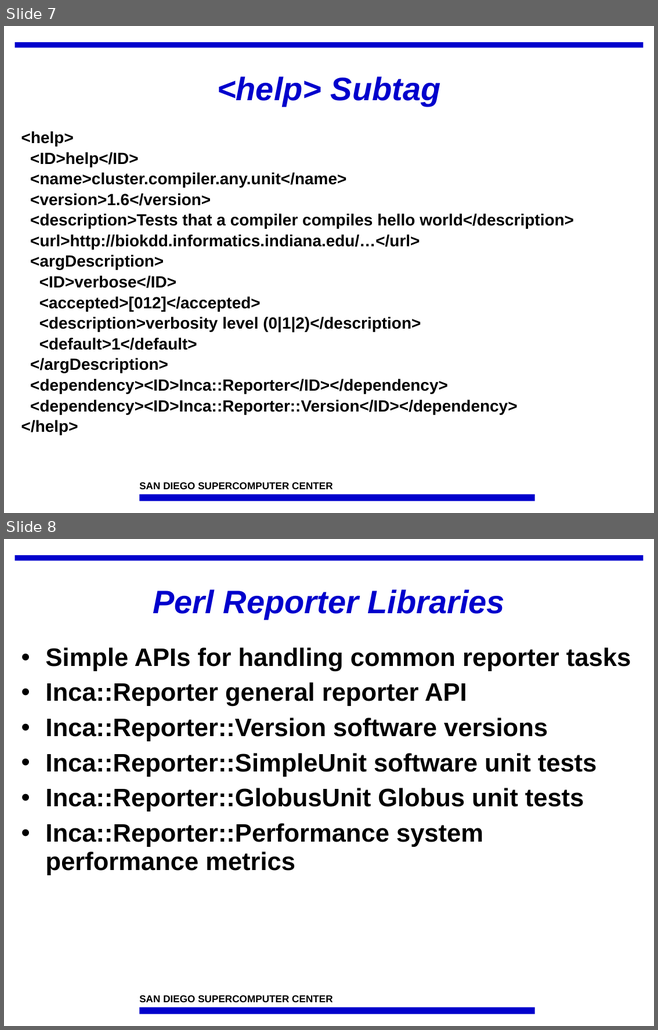
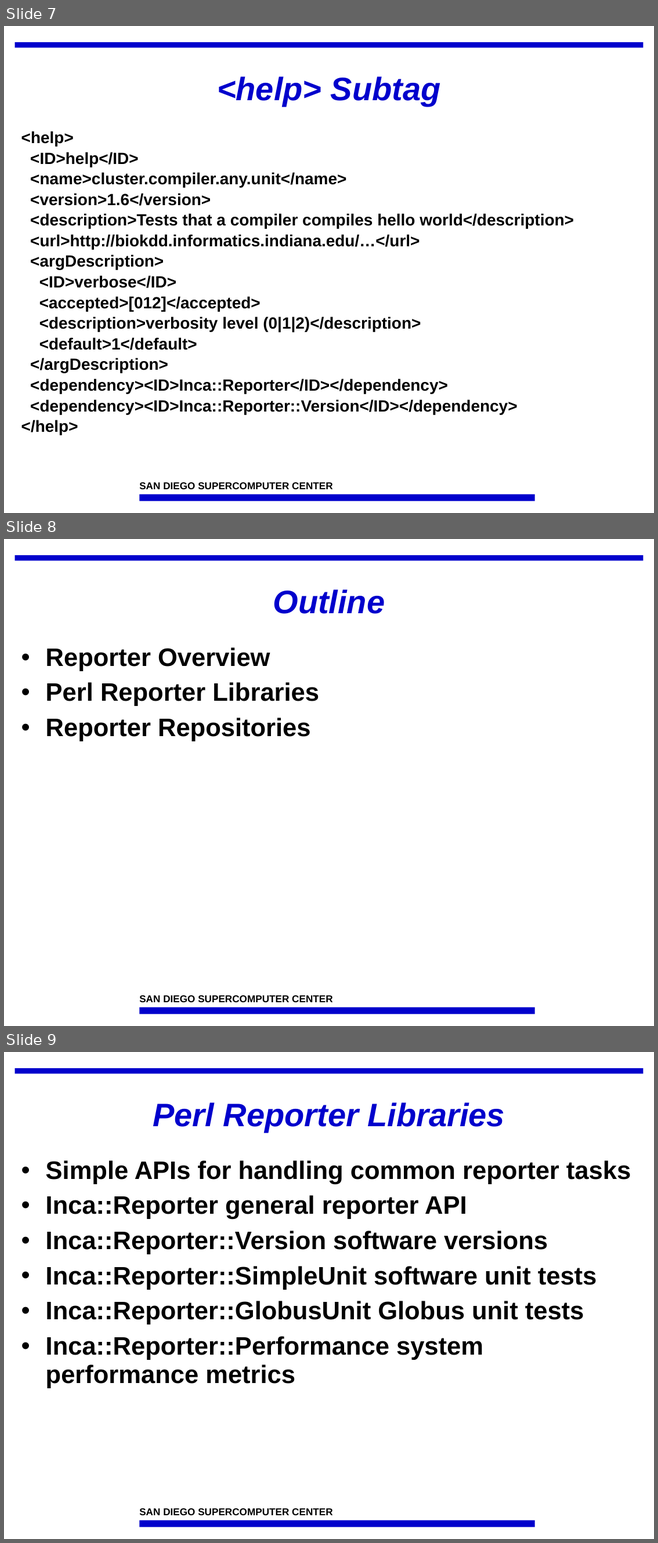
Before and after one commit to IncaProject/inca-xsede, a slide deck: talks/incaReporters.ppt. Shown one above the other, each under a label of ours: slides 7 and 8 before the commit, slides 7, 8 and 9 after it. The pictures are 658x1030 and 658x1543 pixels, drawn with LibreOffice and Linux fonts; fonts in the diff are those of the drawing; background and template pictures are left out. Boxes give left, top, right and bottom in pixels: in the first picture for what was removed or moved away, otherwise in the second. Text is boxed around its words. In the diff, an @@ line names an element or a change of style, - is before the commit and + after.

```diff
--- a/talks/incaReporters.ppt
+++ b/talks/incaReporters.ppt
@@ slide 8 added at bbox=[4, 539, 654, 1026], background #FFFFFF; not listed: 3 template elements that a slide beside it also shows @@
@@ title added at bbox=[273, 589, 385, 614], 36 pt, text #0000CC, bold, italic @@
+Outline
@@ text added at bbox=[46, 647, 319, 741], 28 pt, text #000000, bold @@
+• Reporter Overview
+• Perl Reporter Libraries
+• Reporter Repositories
@@ what was slide 8 is now slide 9 @@
```
Also in this commit, not shown: 2 slides changed, 4 other slides added, 1 slide removed.
